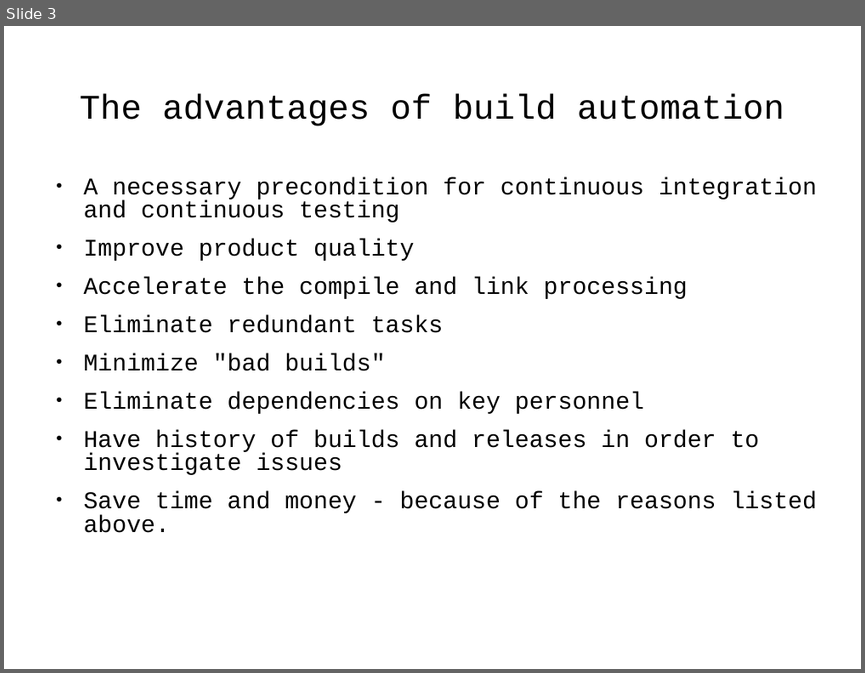
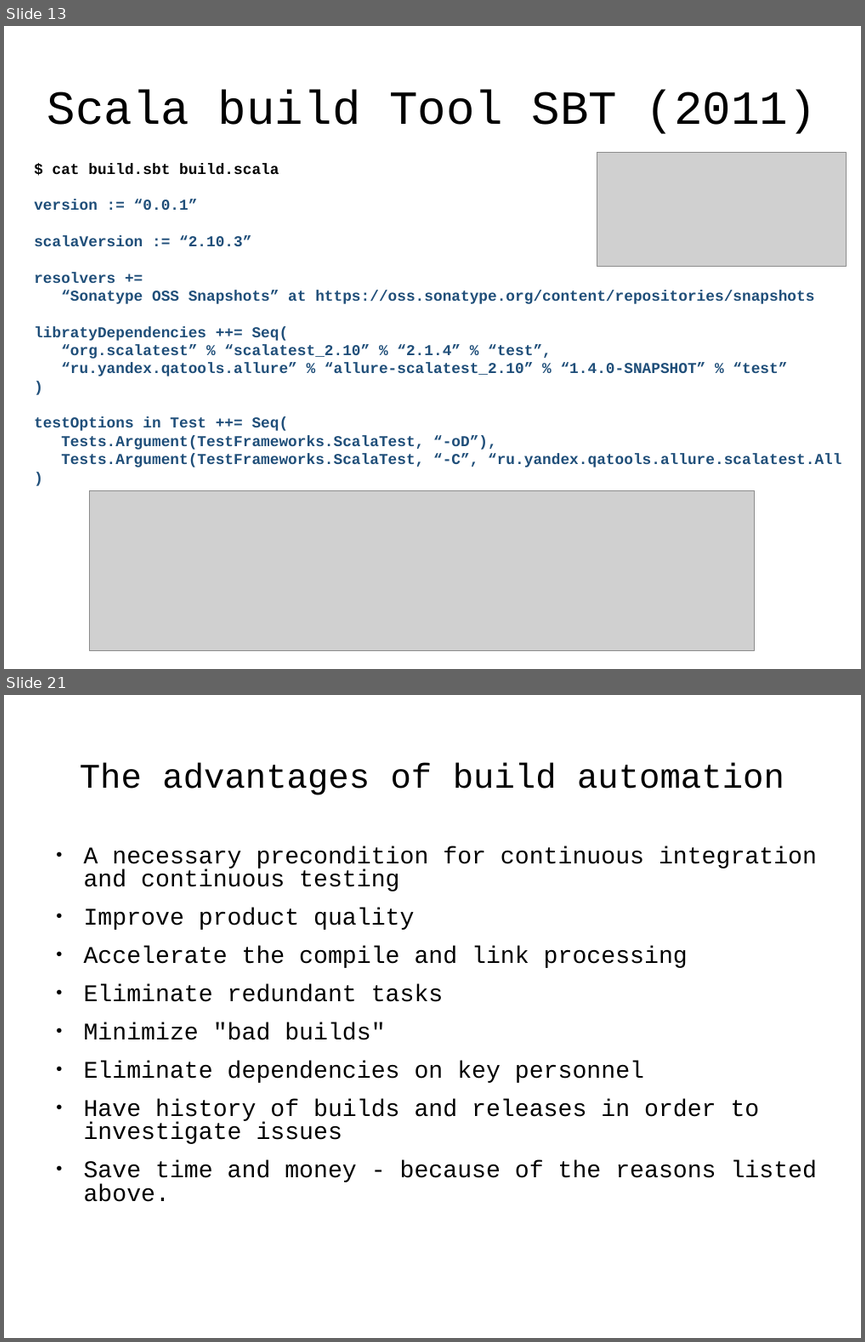
Before and after one commit to j-avdeev/DevOps, a slide deck: DevOps - lec day5 - Build automation.odp. Shown one above the other, each under a label of ours: slide 3 before the commit, slides 13 and 21 after it; the slides between them are not shown. The pictures are 865x673 and 865x1342 pixels, drawn with LibreOffice and Linux fonts; fonts in the diff are those of the drawing; grey boxes stand for pictures. Boxes give left, top, right and bottom in pixels: in the first picture for what was removed or moved away, otherwise in the second. Text is boxed around its words. In the diff, an @@ line names an element or a change of style, - is before the commit and + after.

```diff
--- a/DevOps - lec day5 - Build automation.odp
+++ b/DevOps - lec day5 - Build automation.odp
@@ slide 13 added at box(4, 26, 861, 669), background #FFFFFF @@
@@ title added at box(47, 90, 817, 134), 44 pt, text #000000 @@
+Scala build Tool SBT (2011)
@@ picture added at box(597, 152, 846, 267) @@
@@ text added at box(34, 163, 841, 467), 14 pt, text #1F4E79, bold @@
+$ cat build.sbt build.scala
+version := “0.0.1”
+scalaVersion := “2.10.3”
+resolvers +=
+“Sonatype OSS Snapshots” at https://oss.sonatype.org/content/repositories/snapshots
+libratyDependencies ++= Seq(
+“org.scalatest” % “scalatest_2.10” % “2.1.4” % “test”,
+“ru.yandex.qatools.allure” % “allure-scalatest_2.10” % “1.4.0-SNAPSHOT” % “test”
+)
+testOptions in Test ++= Seq(
+Tests.Argument(TestFrameworks.ScalaTest, “-oD”),
+Tests.Argument(TestFrameworks.ScalaTest, “-C”, “ru.yandex.qatools.allure.scalatest.All
+)
@@ picture added at box(90, 490, 755, 651) @@
@@ what was slide 3 is now slide 21 @@
```
Also in this commit, not shown: 1 slide changed, 18 other slides added, 15 slides removed, 4 other files.
